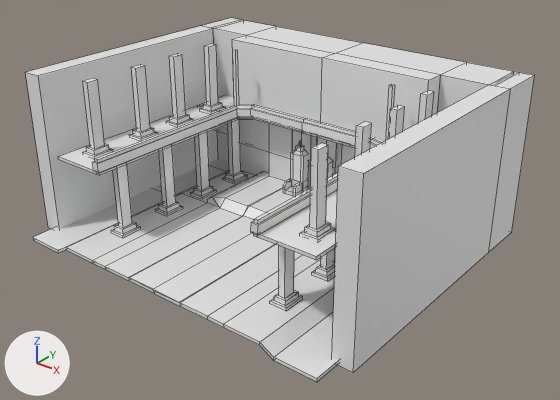
A saved change to the Blender file Assets/_Project/Content/Level/Throne/throne.blend.
The view is the same before and after, from a 50 mm camera at (111.9, -137.0, 92.3) aimed at (4.5, -2.7, 9.0). The axes (+X, +Y, +Z) are drawn at lower left. The lights are the same throughout. Mesh edges are drawn as thin lines. The same objects are shown in both versions, whatever each file hides.

Objects in the first picture: 'throne_tower'.
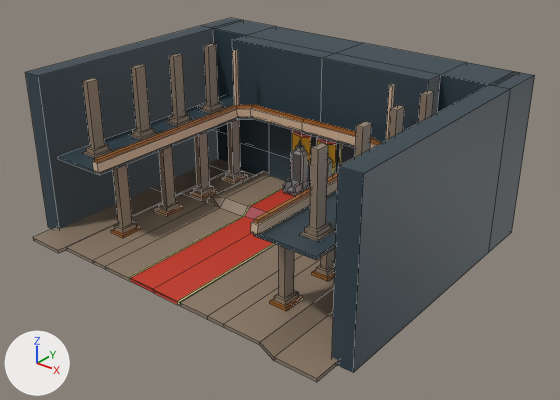
Boxes (x1, y1, x2, y2) around the edits, measured in the pictures (560 x 400 px):
part 1 of me_cube_001, built on
    both: (128, 130, 342, 306)
part 2 of me_cube_001, recoloured
    both: (25, 18, 535, 382)

What the commit changed:
Picture 'throne_albedo.png' (img_throne_albedo_png) is new.
Material 'Material.001' (mat_material_001) is new.
Its texture is img_throne_albedo_png.
me_cube_001 is used by ob_throne_tower; location (0.0, 0.0, 0.0); rotation (1.571, 0.0, 0.0), in degrees (90, 0, 0).
me_cube_001 had 486 vertices, 428 faces and spanned x 0.0..47.9, y -2.9..38.9, z -40.2..41.5.
me_cube_001 now has 505 vertices, 445 faces and spans x 0.0..47.9, y -2.9..38.9, z -40.2..41.5.
Part 1, on me_cube_001:
15 faces are deleted.
6 vertices are added at (1.0, 18.4, -17.1), (7.1, 18.4, -17.1), (4.0, 17.8, -17.1), (1.0, 18.0, -17.1), (7.1, 18.0, -17.1), (4.0, 17.3, -17.1).
13 new vertices lie (7.5, 0.0, 0.0) away from vertices in x 0.0, y -0.4..20.8, z -19.7..41.5.
32 new faces join them.
me_cube_001 part 2: 413 faces spanning x 0.0..47.9, y -2.9..38.9, z -40.2..41.5 switch from no material to mat_material_001 (picture img_throne_albedo_png).
